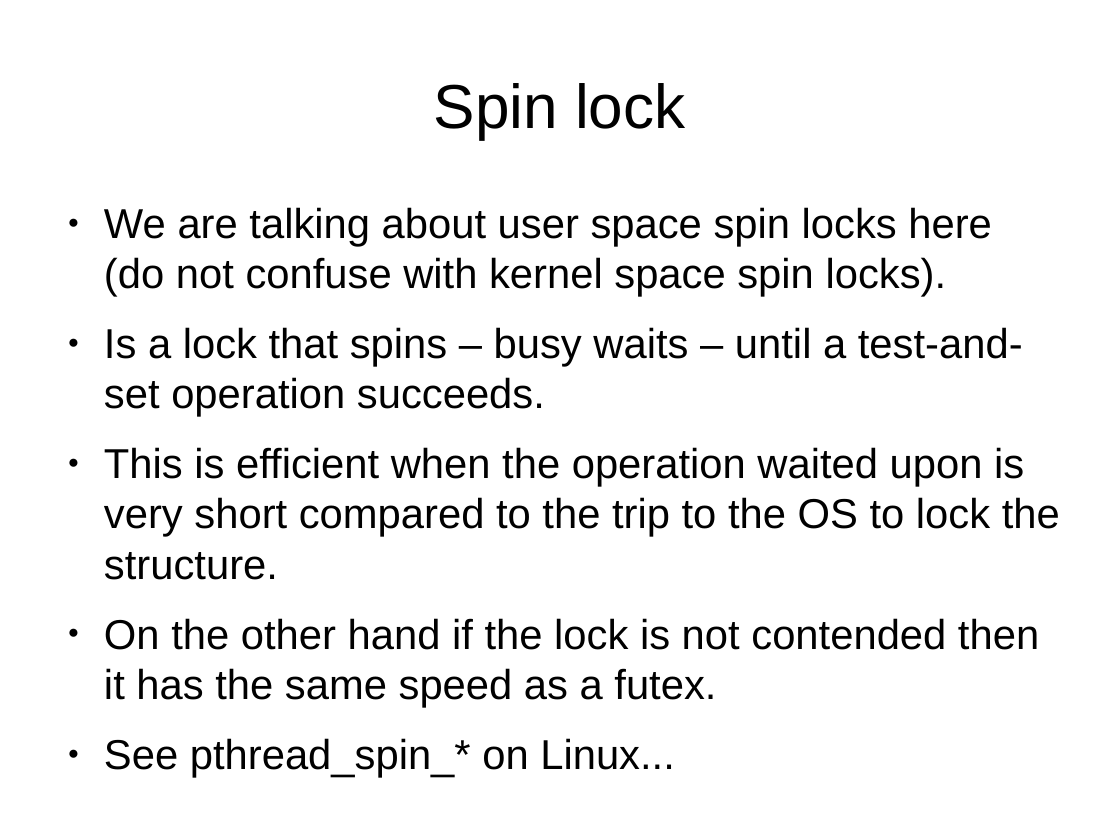
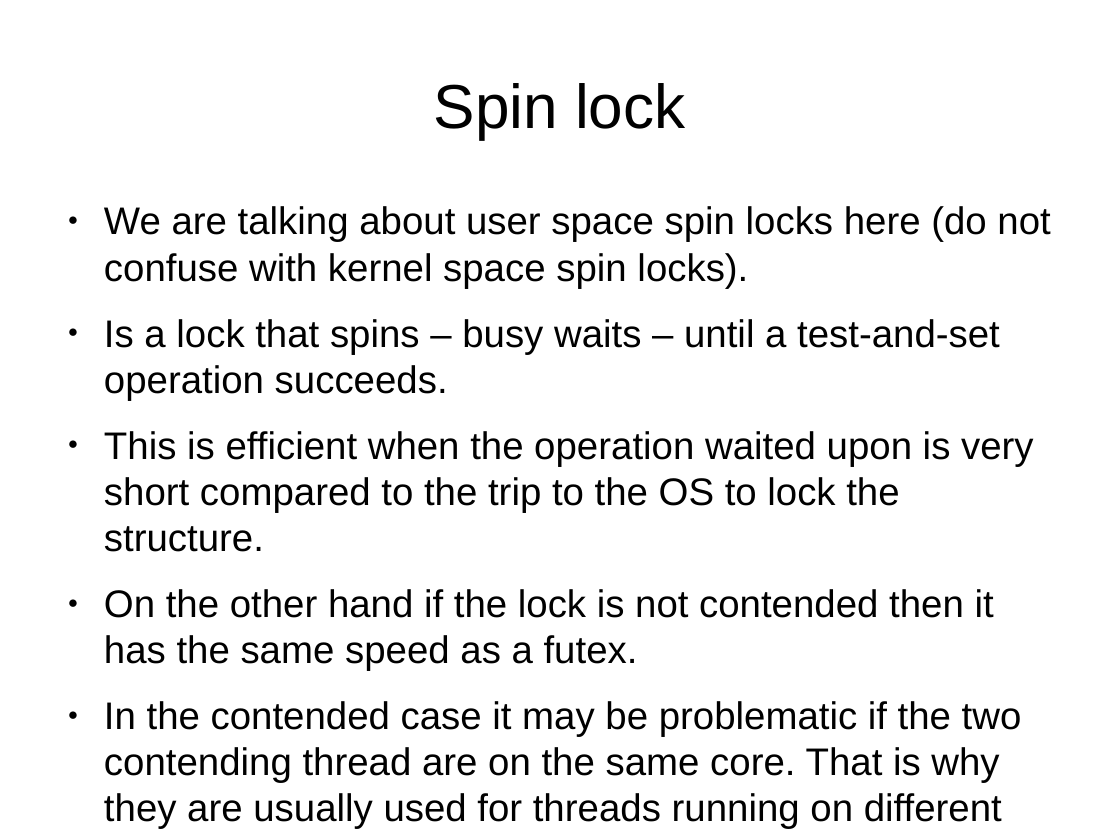
Before and after one commit to veltzer/demos-linux, a slide deck: slide 53 of doc/odp/multicore.odp. Drawn at 1120x840 pixels with LibreOffice and Linux fonts; fonts in the diff are those of the drawing. Boxes give left, top, right and bottom in pixels: in the first picture for what was removed or moved away, otherwise in the second. Text is boxed around its words. In the diff, an @@ line names an element or a change of style, - is before the commit and + after.

```diff
--- a/doc/odp/multicore.odp
+++ b/doc/odp/multicore.odp
@@ text at (104, 206, 1050, 671): size 29.6 to 27.2 pt in "We are talking about user space spin ...", "Is a lock that spins – busy ...", "This is efficient when the operation waited ...", "On the other hand if the lock ..." and 1 more places; italic on in "pthread_spin_*" @@
@@ text at (104, 701, 1022, 829): paragraph added @@
+● In the contended case it may be problematic if the two contending thread are on the same core. That is why they are usually used for threads running on different cores.
```
Also in this commit, not shown: 2 other slides changed, 2 other files.
